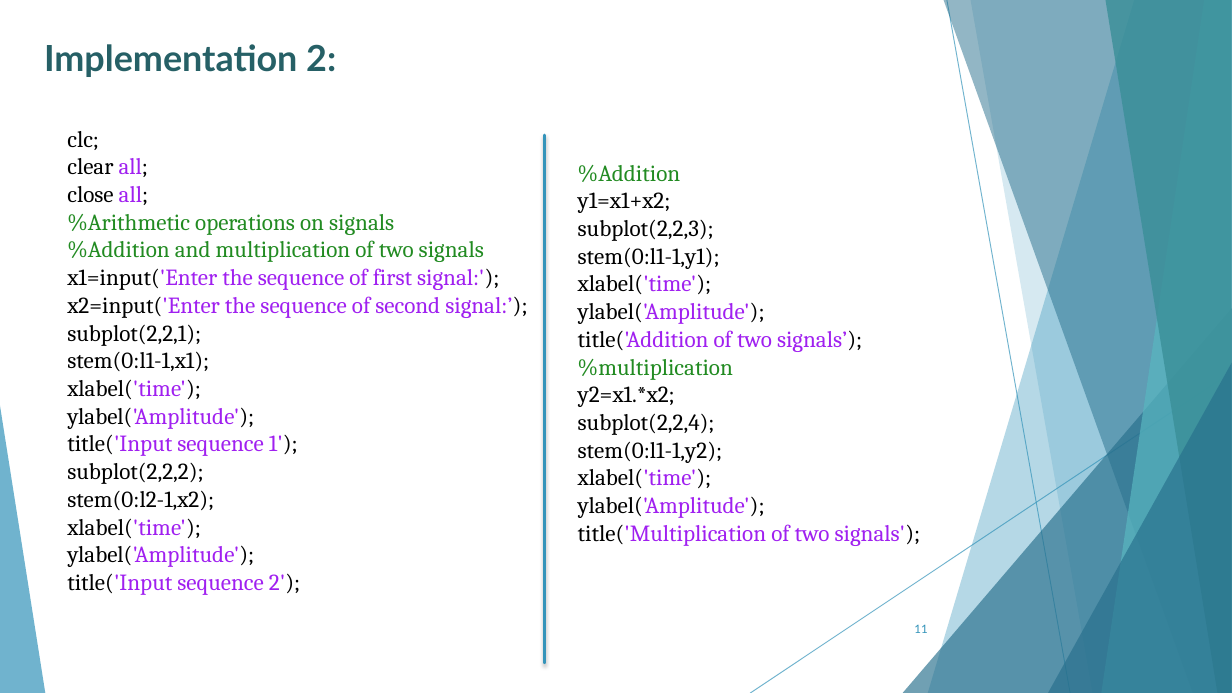
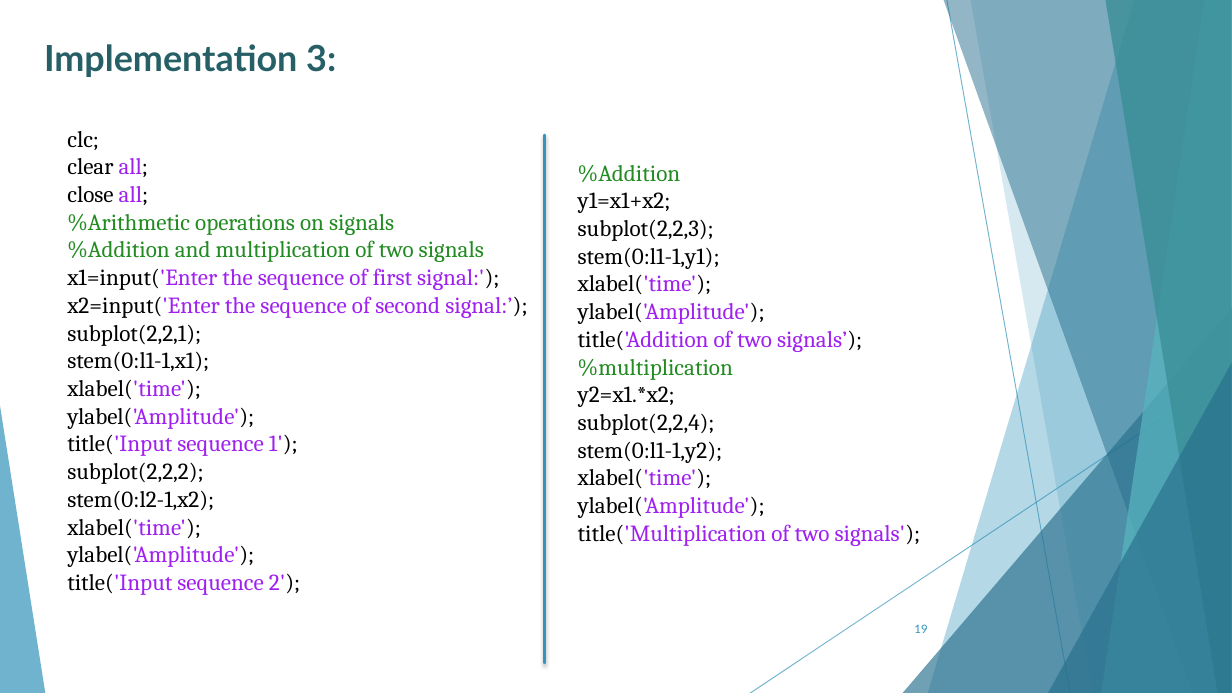
Before and after one commit to AhMjOU/DSP2, a slide deck: slide 19 of lec2.pptx (slide 11 before the commit). Drawn at 1232x693 pixels with LibreOffice and Linux fonts; fonts in the diff are those of the drawing. Boxes give left, top, right and bottom in pixels: in the first picture for what was removed or moved away, otherwise in the second. Text is boxed around its words. In the diff, an @@ line names an element or a change of style, - is before the commit and + after.

```diff
--- a/lec2.pptx
+++ b/lec2.pptx
@@ text at bbox=[44, 44, 336, 77]: text changed @@
-Implementation 2:
+Implementation 3:
@@ page number at bbox=[914, 624, 927, 633]: text changed @@
-11
+19
```
Also in this commit, not shown: 3 other slides changed, 8 slides added, 12 slides removed, 8 other files.
